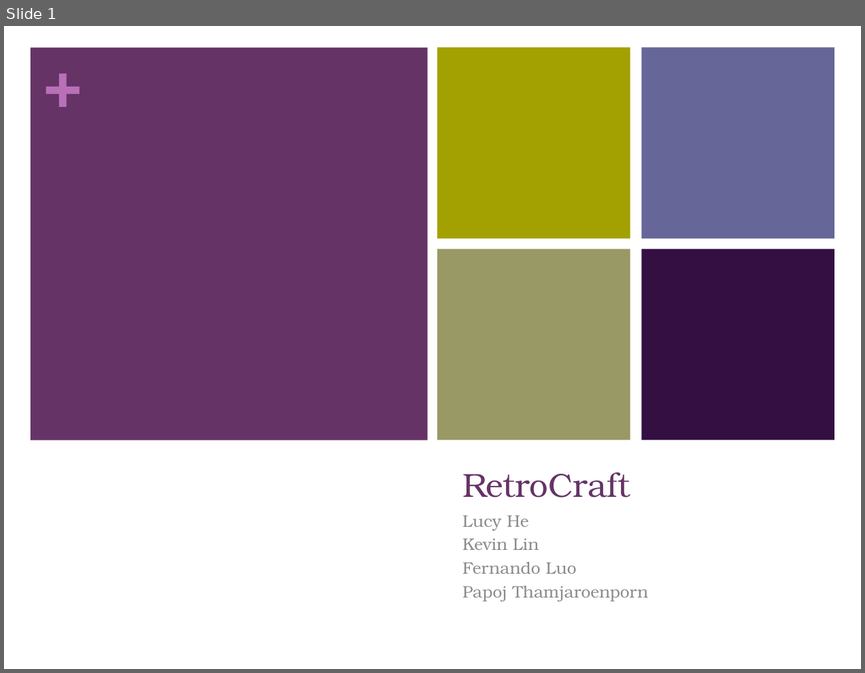
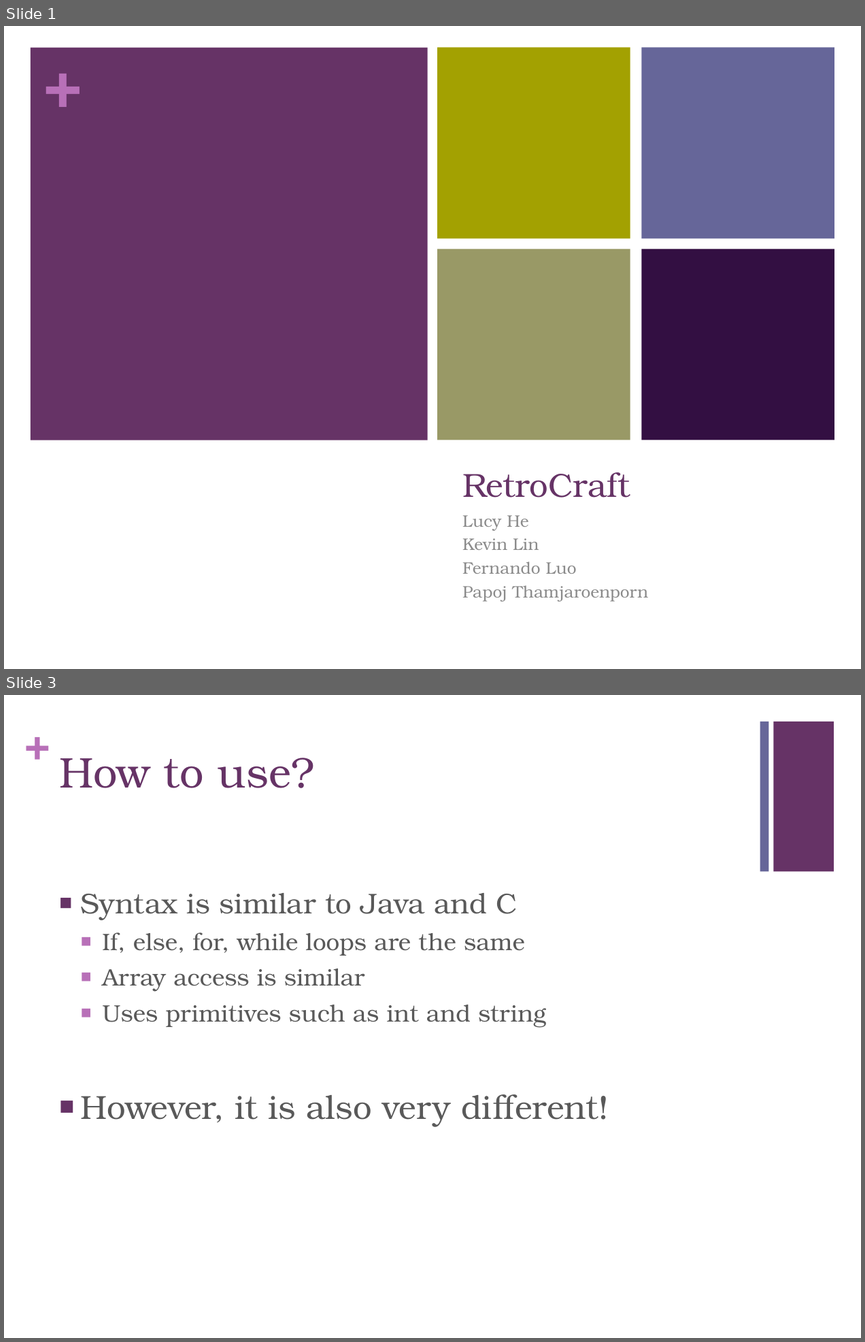
Before and after one commit to klin01/PLT, a slide deck: FinalReport/FinalPresent.pptx. Shown one above the other, each under a label of ours: slide 1 before the commit, slides 1 and 3 after it; the slides between them are not shown. The pictures are 865x673 and 865x1342 pixels, drawn with LibreOffice and Linux fonts; fonts in the diff are those of the drawing. Boxes give left, top, right and bottom in pixels: in the first picture for what was removed or moved away, otherwise in the second. Text is boxed around its words. In the diff, an @@ line names an element or a change of style, - is before the commit and + after.

```diff
--- a/FinalReport/FinalPresent.pptx
+++ b/FinalReport/FinalPresent.pptx
@@ slide 3 added at (4, 695, 861, 1338), background #FFFFFF @@
@@ text added at (24, 717, 50, 768), 36 pt, text #B870B8, bold @@
++
@@ rectangle added at (759, 722, 768, 872), fill #666699 @@
@@ rectangle added at (773, 722, 834, 872), fill #663366 @@
@@ title added at (59, 758, 314, 788), 36 pt, text #663366 @@
+How to use?
@@ text added at (81, 893, 609, 1127), 20 pt, text #595959 @@
+■ Syntax is similar to Java and C
+  ■ If, else, for, while loops are the same
+  ■ Array access is similar
+  ■ Uses primitives such as int and string
+■ However, it is also very different!
```
Also in this commit, not shown: 1 slide changed, 3 other slides added.
